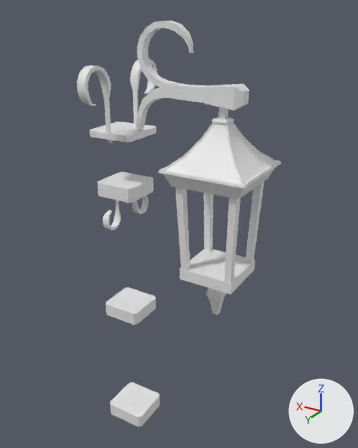
Renders of the OBJ model astro/3d_models/lamppost/frame.obj from each side of a commit.
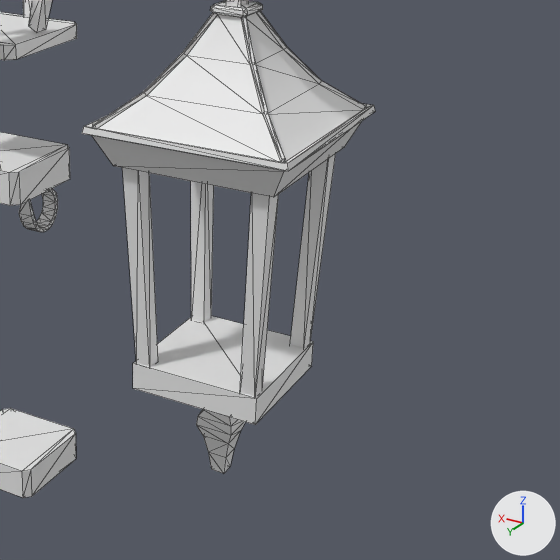
Old and new are each drawn whole from a 50 mm camera at (-1.088, 1.422, 1.109) aimed at (-0.201, -0.056, 0.37) and again close up on the part from 35% to 100% of the width and 26% to 78% of the height. Arrows for +X, +Y and +Z are at lower right; the lights stay in place. The close-ups show mesh edges as thin lines. Where no turn or scale is listed for an object, it has been applied to the vertices.

The first close-up shows 'Lamppost_Frame_Cube.022'.
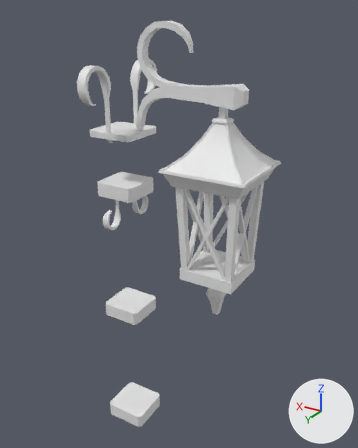
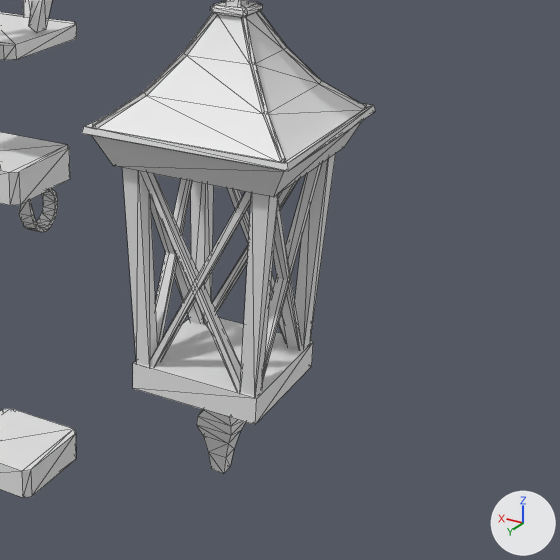
Boxes (x1, y1, x2, y2) around the edits, measured in the close-ups (560 x 560 px):
part 1 of me_lamppost_frame_cube_022, added
    after: (151, 192, 251, 367)
part 2 of me_lamppost_frame_cube_022, added
    after: (227, 188, 287, 343)
part 3 of me_lamppost_frame_cube_022, added
    after: (142, 164, 322, 391)

Patch to the scene script:
```diff
--- a/astro/3d_models/lamppost/frame.obj.py
+++ b/astro/3d_models/lamppost/frame.obj.py
@@ me_lamppost_frame_cube_022 @@
 # used by ob_lamppost_frame_cube_022; location = (0.0, 0.0, 0.0)
-me_lamppost_frame_cube_022.from_pydata(...)  # 624 vertices, 1172 faces, 2 loose edges; spans x -0.55..0.13, y -0.21..0.21, z -0.58..1.08
+me_lamppost_frame_cube_022.from_pydata(...)  # 688 vertices, 1268 faces, 2 loose edges; spans x -0.55..0.13, y -0.21..0.21, z -0.58..1.08
+# me_lamppost_frame_cube_022 part 1: the loose piece of 8 vertices spanning x -0.51..-0.47, y -0.11..-0.07, z 0.28..0.61 is copied, and the copy is multiplied about its middle by the matrix ((-0.001, 1.012, -0.457), (-1.11, -0.001, 0.0), (-0.001, 0.457, 1.012)), then moved by (0.09, 0.18, -0.01); it spans x -0.49..-0.31, y 0.07..0.1, z 0.26..0.6
+# me_lamppost_frame_cube_022 part 2: the loose piece of 8 vertices spanning x -0.51..-0.47, y 0.07..0.11, z 0.28..0.61 is copied, and the copy is multiplied about its middle by the matrix ((0.001, 1.011, 0.459), (-1.105, 0.043, -0.094), (-0.104, -0.457, 1.006)), then moved by (0.1, -0.18, -0.01); it spans x -0.48..-0.3, y -0.11..-0.07, z 0.26..0.6
+# me_lamppost_frame_cube_022 part 3
+# 48 vertices are added at x -0.5..-0.29, y -0.11..0.1, z 0.26..0.6
+# 72 new faces join them
```
